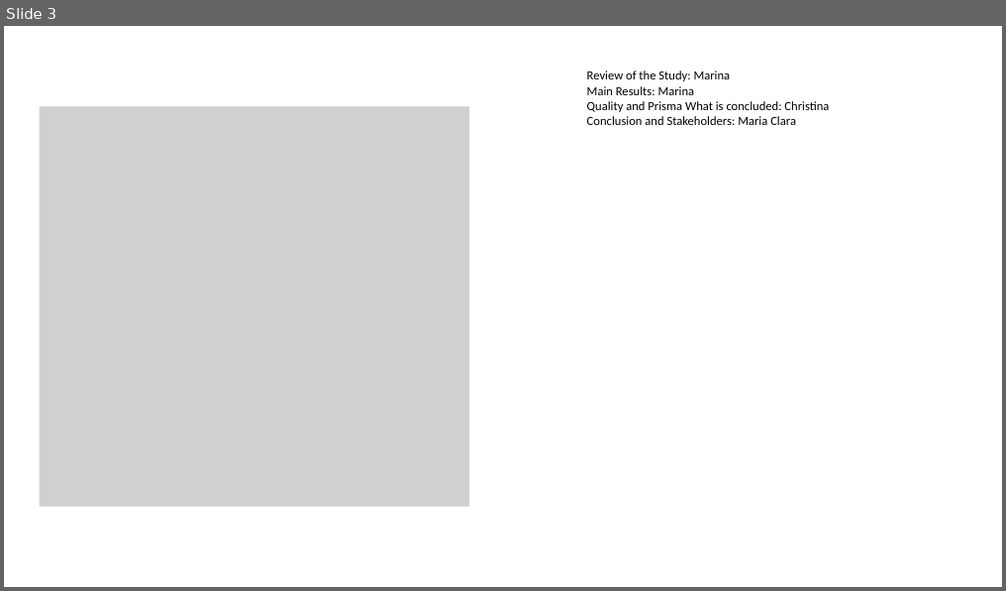
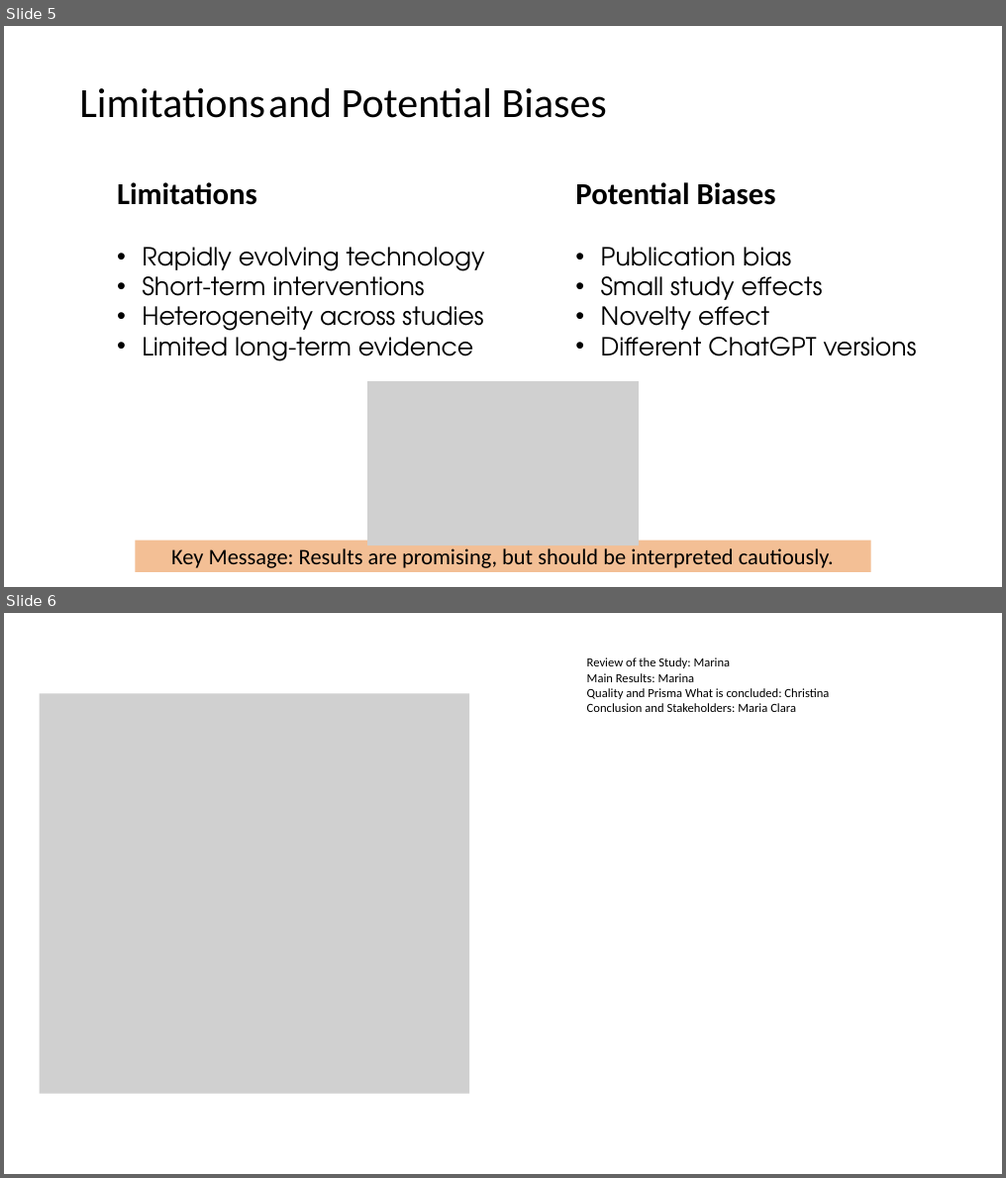
Before and after one commit to tinasophie15/tcpp_project_chatgpt_learning, a slide deck: Presentation.pptx. Shown one above the other, each under a label of ours: slide 3 before the commit, slides 5 and 6 after it. The pictures are 1006x591 and 1006x1178 pixels, drawn with LibreOffice and Linux fonts; fonts in the diff are those of the drawing; grey boxes stand for pictures. Boxes give left, top, right and bottom in pixels: in the first picture for what was removed or moved away, otherwise in the second. Text is boxed around its words. In the diff, an @@ line names an element or a change of style, - is before the commit and + after.

```diff
--- a/Presentation.pptx
+++ b/Presentation.pptx
@@ slide 5 added at (x1=4, y1=26, x2=1002, y2=587), background #FFFFFF @@
@@ text added at (x1=79, y1=88, x2=607, y2=118), 60 pt, text #000000 @@
+Limitations and Potential Biases
@@ text added at (x1=117, y1=182, x2=917, y2=362), 36 pt, text #000000 @@
+Limitations
+• Rapidly evolving technology
+• Short-term interventions
+• Heterogeneity across studies
+• Limited long-term evidence
+Potential Biases
+• Publication bias
+• Small study effects
+• Novelty effect
+• Different ChatGPT versions
@@ picture added at (x1=367, y1=381, x2=639, y2=546) @@
@@ rectangle added at (x1=135, y1=541, x2=870, y2=572), fill #E46C0A at 43% opacity, 32 pt, text #000000 @@
+Key Message: Results are promising, but should be interpreted cautiously.
@@ what was slide 3 is now slide 6 @@
```
Also in this commit, not shown: 3 slides changed, 3 other slides added, 1 slide removed.
